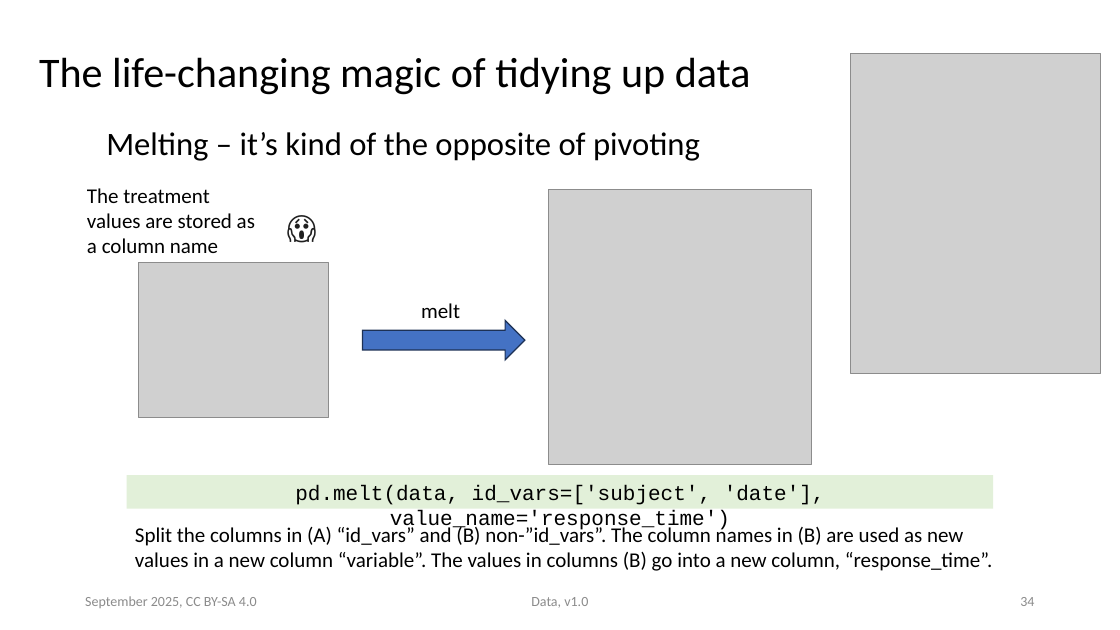
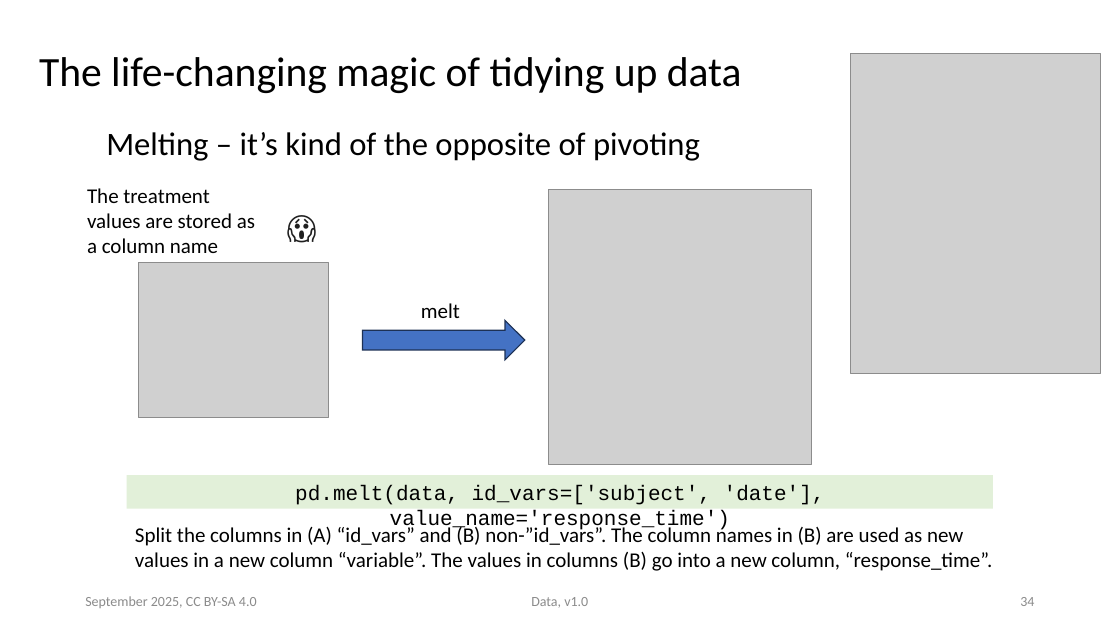
Before and after one commit to ASPP/data_class, a slide deck: slide 34 of tabular_data.pptx. Drawn at 1120x630 pixels with LibreOffice and Linux fonts; fonts in the diff are those of the drawing; grey boxes stand for pictures. Boxes give left, top, right and bottom in pixels: in the first picture for what was removed or moved away, otherwise in the second. Text is boxed around its words. In the diff, an @@ line names an element or a change of style, - is before the commit and + after.

```diff
--- a/tabular_data.pptx
+++ b/tabular_data.pptx
@@ title "The life-changing magic of tidying ..." at [39,57,742,93]: size 36.1 to 35.6 pt @@
```
Also in this commit, not shown: 14 other slides changed, 3 other files.
